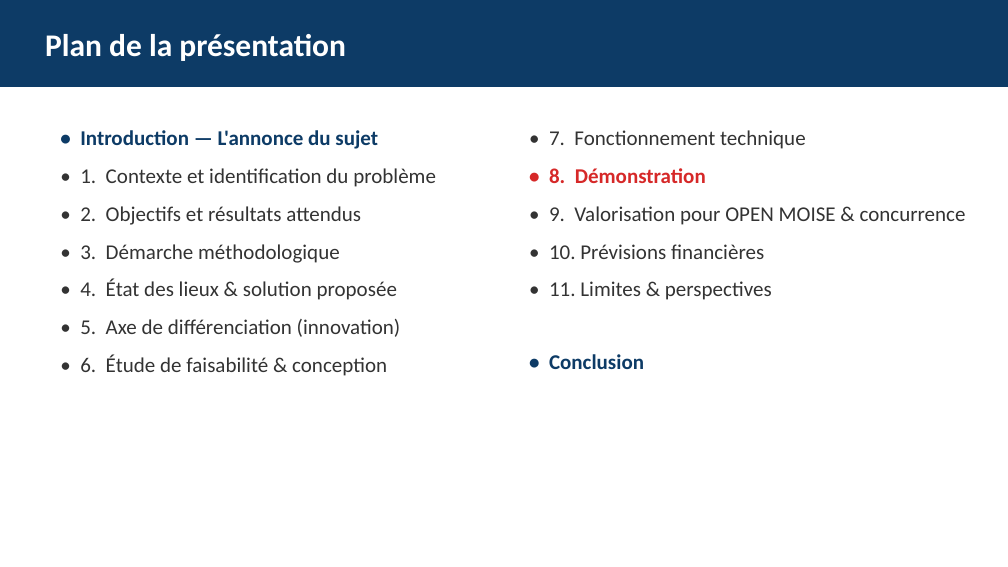
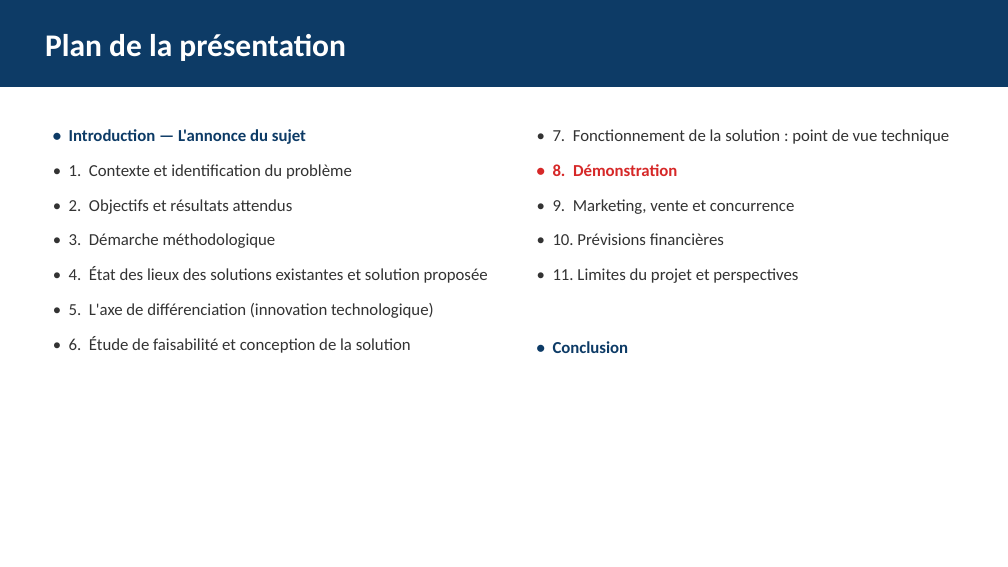
Before and after one commit to esperanceykouassi-bit/Supervision-reseau, a slide deck: slide 2 of soutenance/presentation-projet.pptx. Drawn at 1008x567 pixels with LibreOffice and Linux fonts; fonts in the diff are those of the drawing. Boxes give left, top, right and bottom in pixels: in the first picture for what was removed or moved away, otherwise in the second. Text is boxed around its words. In the diff, an @@ line names an element or a change of style, - is before the commit and + after.

```diff
--- a/soutenance/presentation-projet.pptx
+++ b/soutenance/presentation-projet.pptx
@@ text "• Introduction — L'annonce du ...": place and size @@
-text "• Introduction — L'annonce du ..." at [80, 130, 436, 376]
+text "• Introduction — L'annonce du ..." at [69, 129, 488, 353]
@@ text at [69, 129, 352, 248]: size 20 to 16 pt in "• Introduction — L'annonce du sujet", "• 1. Contexte et identification du problème", "• 2. Objectifs et résultats attendus", "• 3. Démarche méthodologique"; more space between paragraphs @@
@@ text at [553, 129, 949, 144]: text changed; size 20 to 16 pt @@
-• 7. Fonctionnement technique
+• 7. Fonctionnement de la solution : point de vue technique
@@ text at [553, 164, 724, 353]: size 20 to 16 pt in "• 8. Démonstration", "• 10. Prévisions financières", "• Conclusion"; more space between paragraphs @@
@@ text at [553, 199, 794, 214]: text changed; size 20 to 16 pt @@
-• 9. Valorisation pour OPEN MOISE & concurrence
+• 9. Marketing, vente et concurrence
@@ text at [69, 267, 488, 353]: text changed; size 20 to 16 pt @@
-• 4. État des lieux & solution proposée
-• 5. Axe de différenciation (innovation)
-• 6. Étude de faisabilité & conception
+• 4. État des lieux des solutions existantes et solution proposée
+• 5. L'axe de différenciation (innovation technologique)
+• 6. Étude de faisabilité et conception de la solution
@@ text at [553, 268, 798, 283]: text changed; size 20 to 16 pt @@
-• 11. Limites & perspectives
+• 11. Limites du projet et perspectives
```
Also in this commit, not shown: 4 other slides changed, 2 other files.
